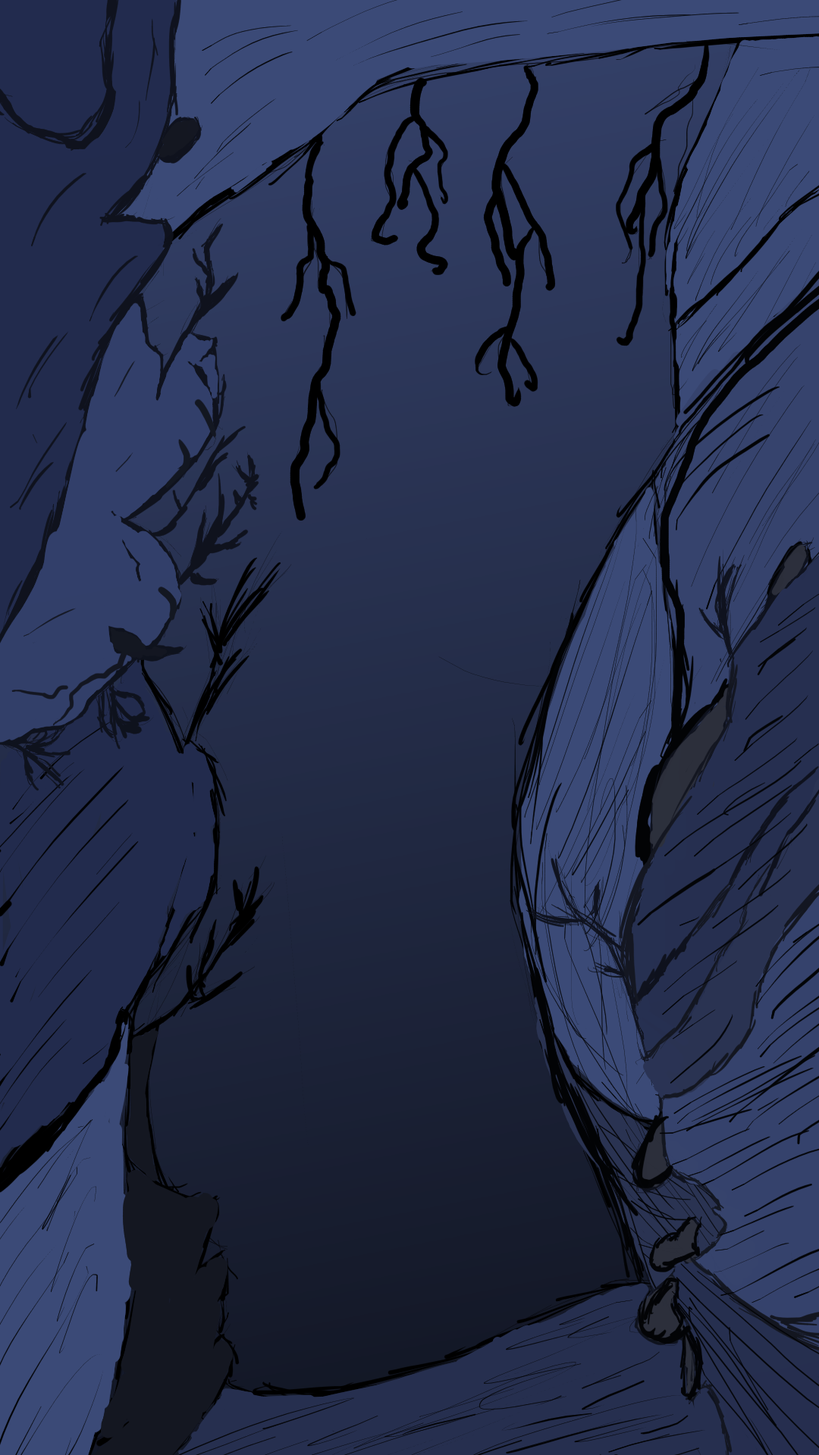
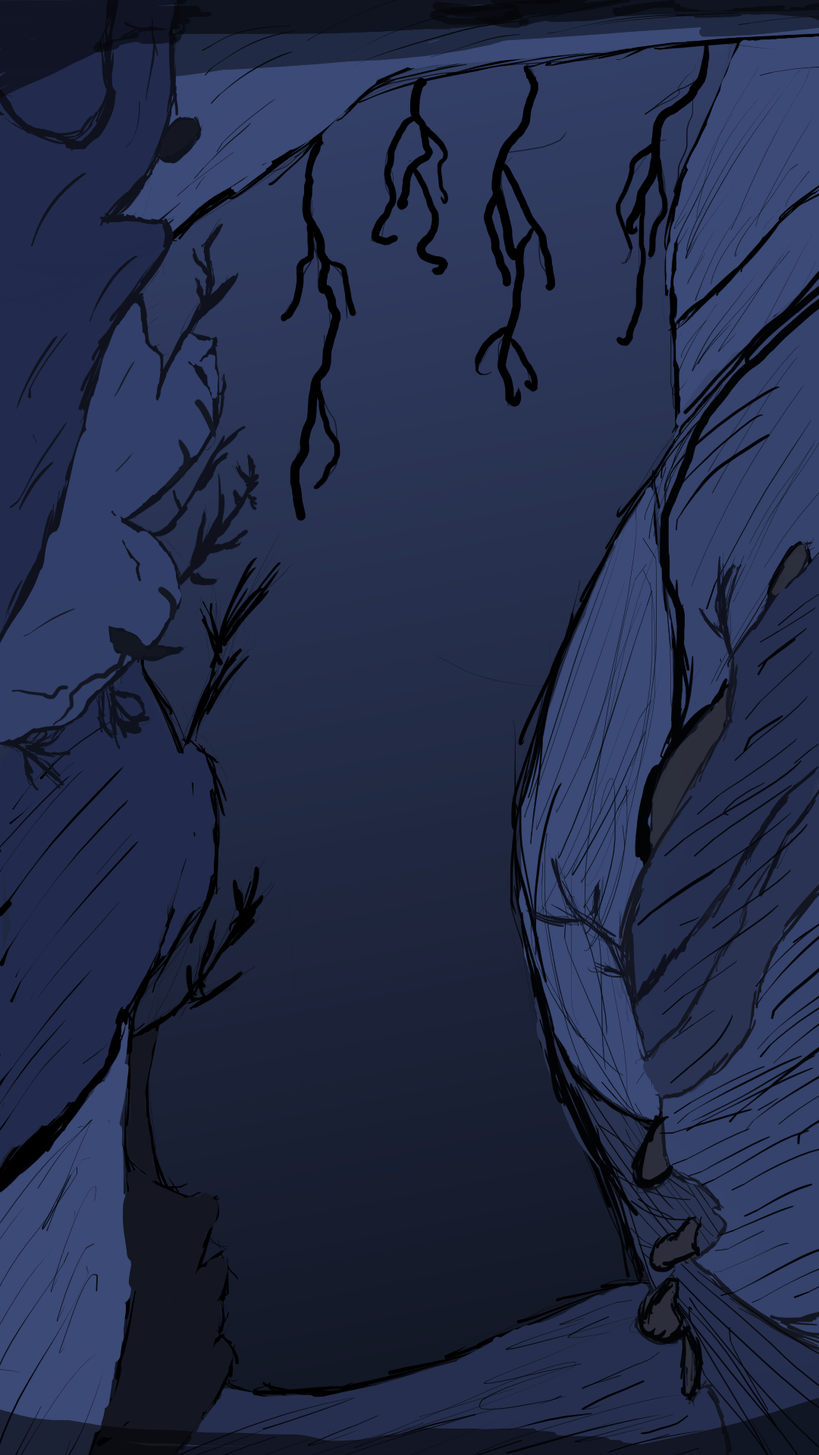
Layered file, before and after one edit (819 × 1455). Changes by layer:
painted on "Paint Layer 1" over [0, 0, 819, 1455]
painted on "Paint Layer 2" over [0, 0, 819, 1455]
